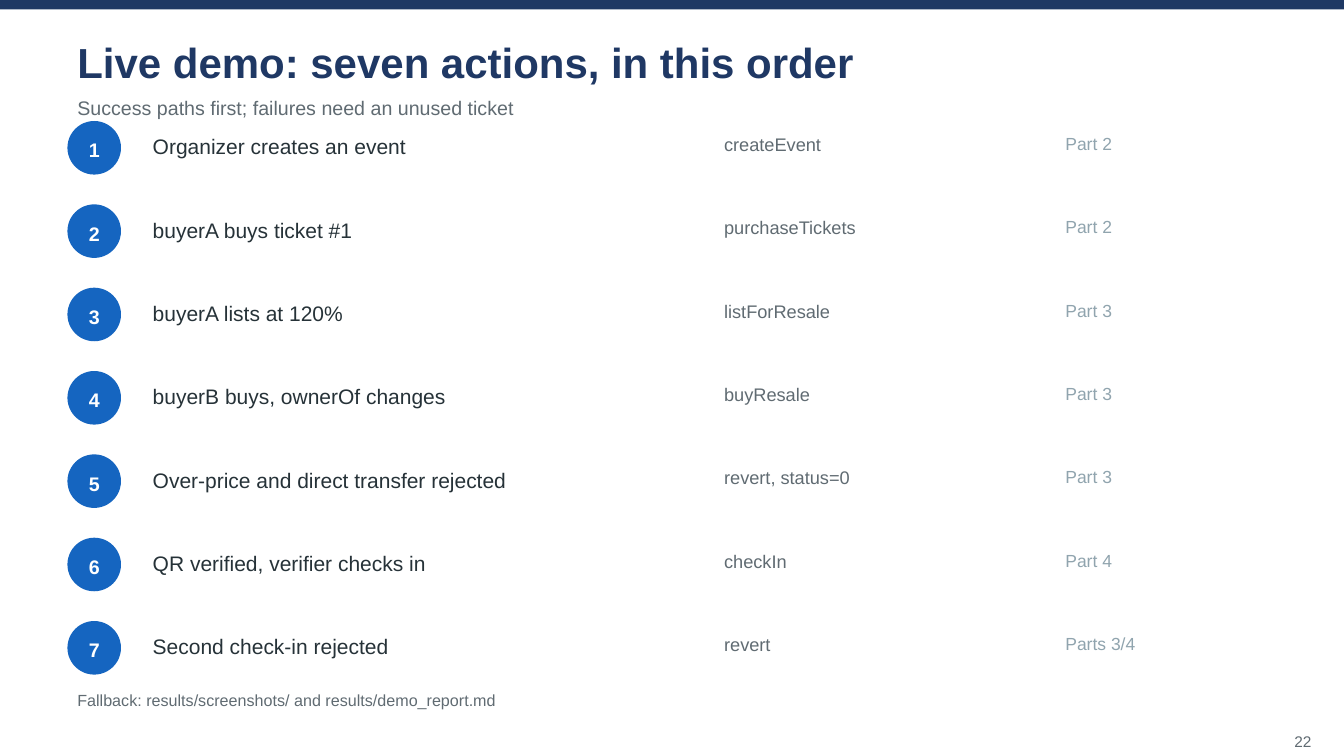
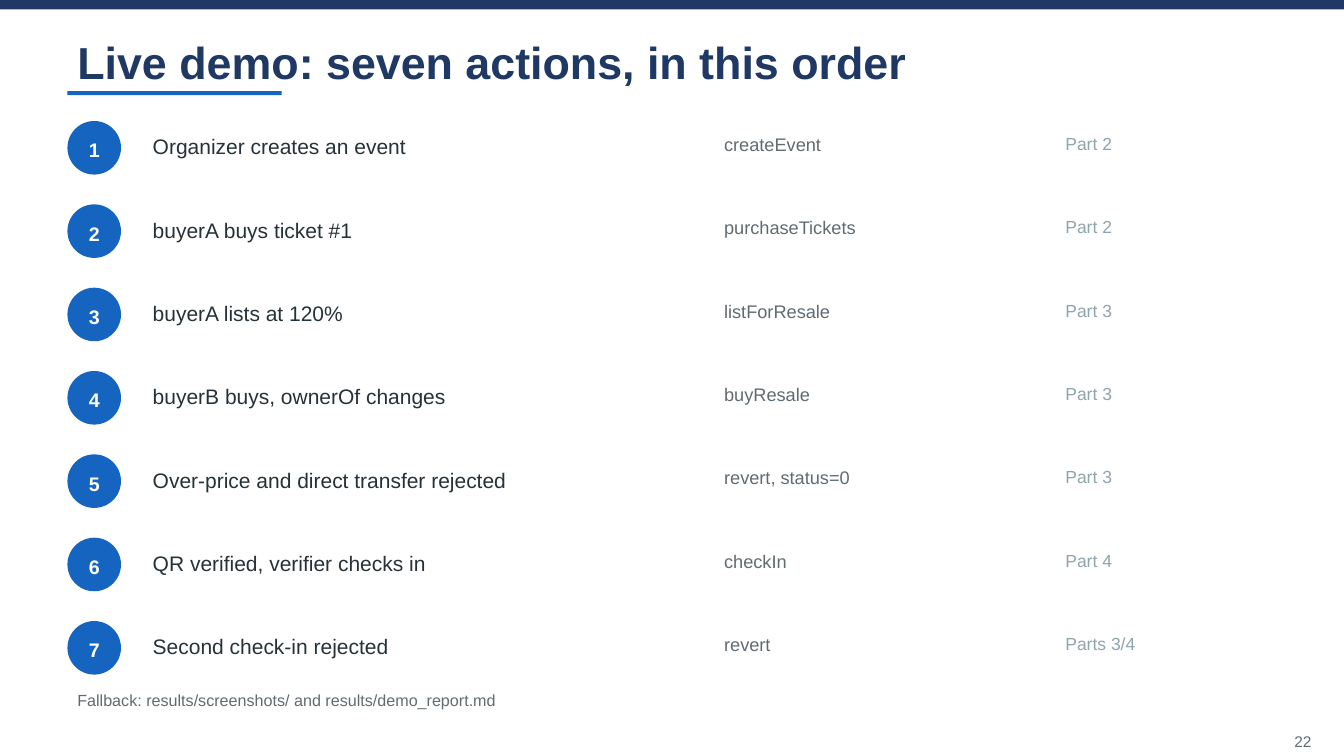
Before and after one commit to wangzai-dao/FTEC5520_AntiScalping, a slide deck: slide 22 of presentation/final_presentation.pptx. Drawn at 1344x756 pixels with LibreOffice and Linux fonts; fonts in the diff are those of the drawing. Boxes give left, top, right and bottom in pixels: in the first picture for what was removed or moved away, otherwise in the second. Text is boxed around its words. In the diff, an @@ line names an element or a change of style, - is before the commit and + after.

Commit message:
Remove the subtitle line under every slide title
The grey kicker under each title ('No page builds a raw transaction', 'Every
negative case is forced on chain', ...) is gone. In its place a short rule in the
part colour sits under the title, so the title band still reads as a band without
repeating the headline in smaller type.

Titles grow by 2 pt to fill the space: 32 / 29 / 26 pt by length (was 30 / 27 / 24).
title_bar() keeps the kicker argument so call sites did not change; it is simply
no longer drawn.

```diff
--- a/presentation/final_presentation.pptx
+++ b/presentation/final_presentation.pptx
@@ text "Live demo: seven actions, in ..." at box(77, 46, 905, 86): size 30 to 32 pt @@
@@ rectangle added at box(68, 92, 282, 96), fill #1565C0 @@
@@ text removed at box(77, 101, 514, 119) @@
-Success paths first; failures need an unused ticket
```
Also in this commit, not shown: 15 other slides changed, 1 other file.
